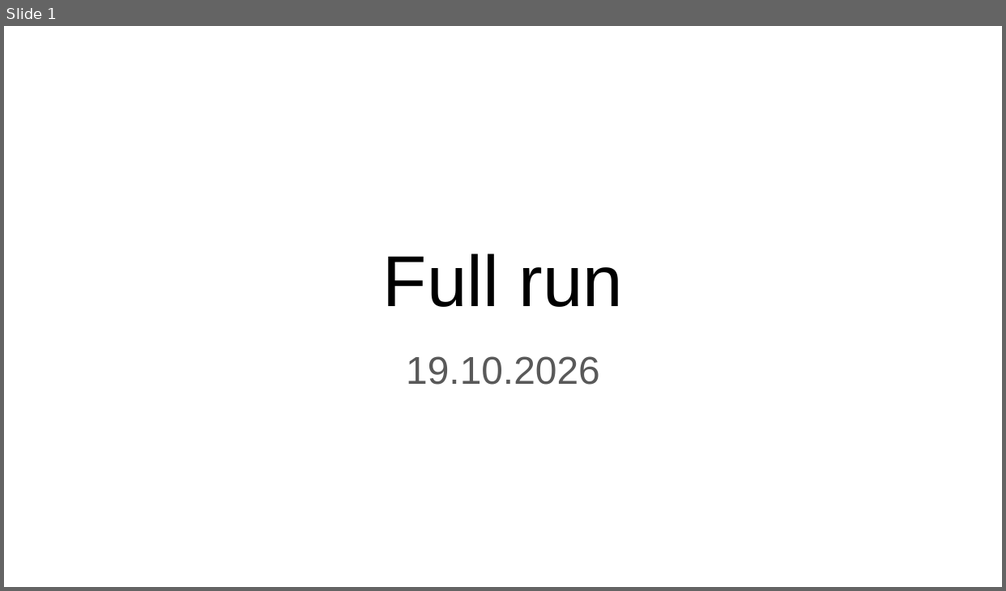
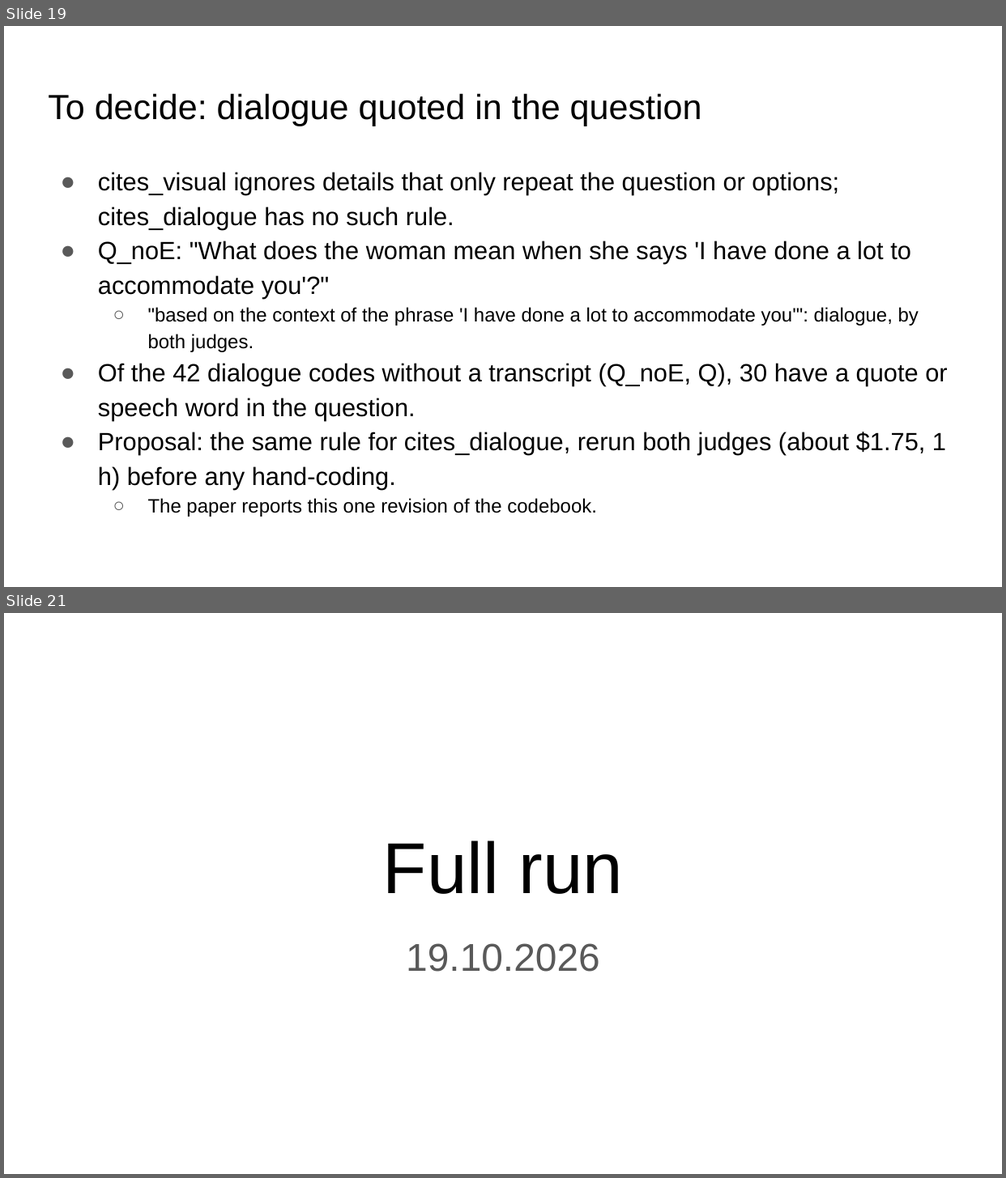
Before and after one commit to seriozh1/ai-alignment-demands-emotions, a slide deck: files/AI Alignemnt Emotions all slides.pptx. Shown one above the other, each under a label of ours: slide 1 before the commit, slides 19 and 21 after it; the slides between them are not shown. The pictures are 1006x591 and 1006x1178 pixels, drawn with LibreOffice and Linux fonts; fonts in the diff are those of the drawing. Boxes give left, top, right and bottom in pixels: in the first picture for what was removed or moved away, otherwise in the second. Text is boxed around its words. In the diff, an @@ line names an element or a change of style, - is before the commit and + after.

Commit message:
Explanation coding (2 LLM judges, final run), InternVL2.5-8B setup (notebook 08), slides, README

```diff
--- a/files/AI Alignemnt Emotions all slides.pptx
+++ b/files/AI Alignemnt Emotions all slides.pptx
@@ slide 19 added at (4, 26, 1002, 587), background #FFFFFF @@
@@ title added at (48, 93, 702, 126), 25.2 pt, text #000000 @@
+To decide: dialogue quoted in the question
@@ text added at (98, 172, 947, 517), 18 pt, text #000000 @@
+● cites_visual ignores details that only repeat the question or options; cites_dialogue has no such rule.
+● Q_noE: "What does the woman mean when she says 'I have done a lot to accommodate you'?"
+  ○ "based on the context of the phrase 'I have done a lot to accommodate you'": dialogue, by both judges.
+● Of the 42 dialogue codes without a transcript (Q_noE, Q), 30 have a quote or speech word in the question.
+● Proposal: the same rule for cites_dialogue, rerun both judges (about $1.75, 1 h) before any hand-coding.
+  ○ The paper reports this one revision of the codebook.
@@ what was slide 1 is now slide 21 @@
```
Also in this commit, not shown: 12 slides changed, 19 other slides added, 2 slides removed, 30 other files.
